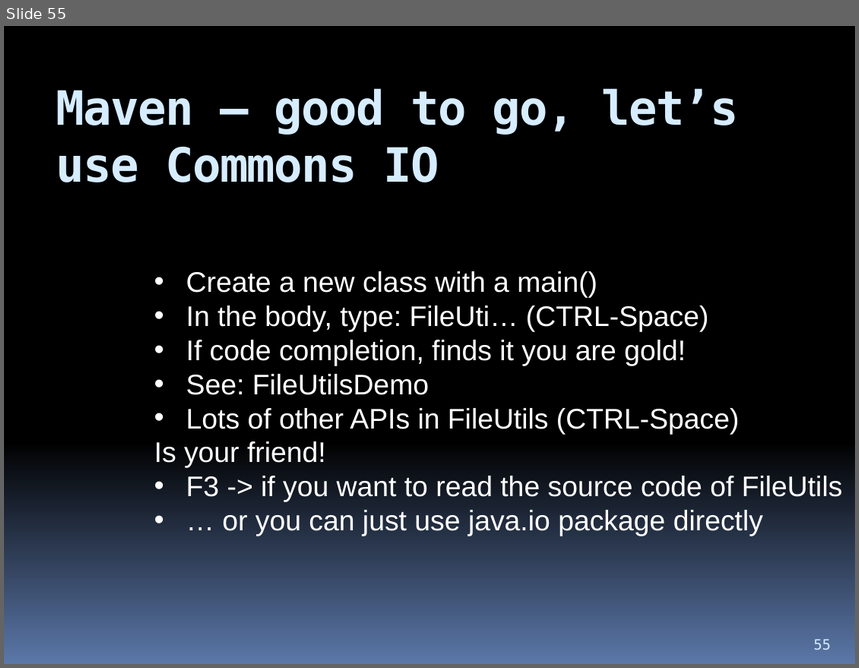
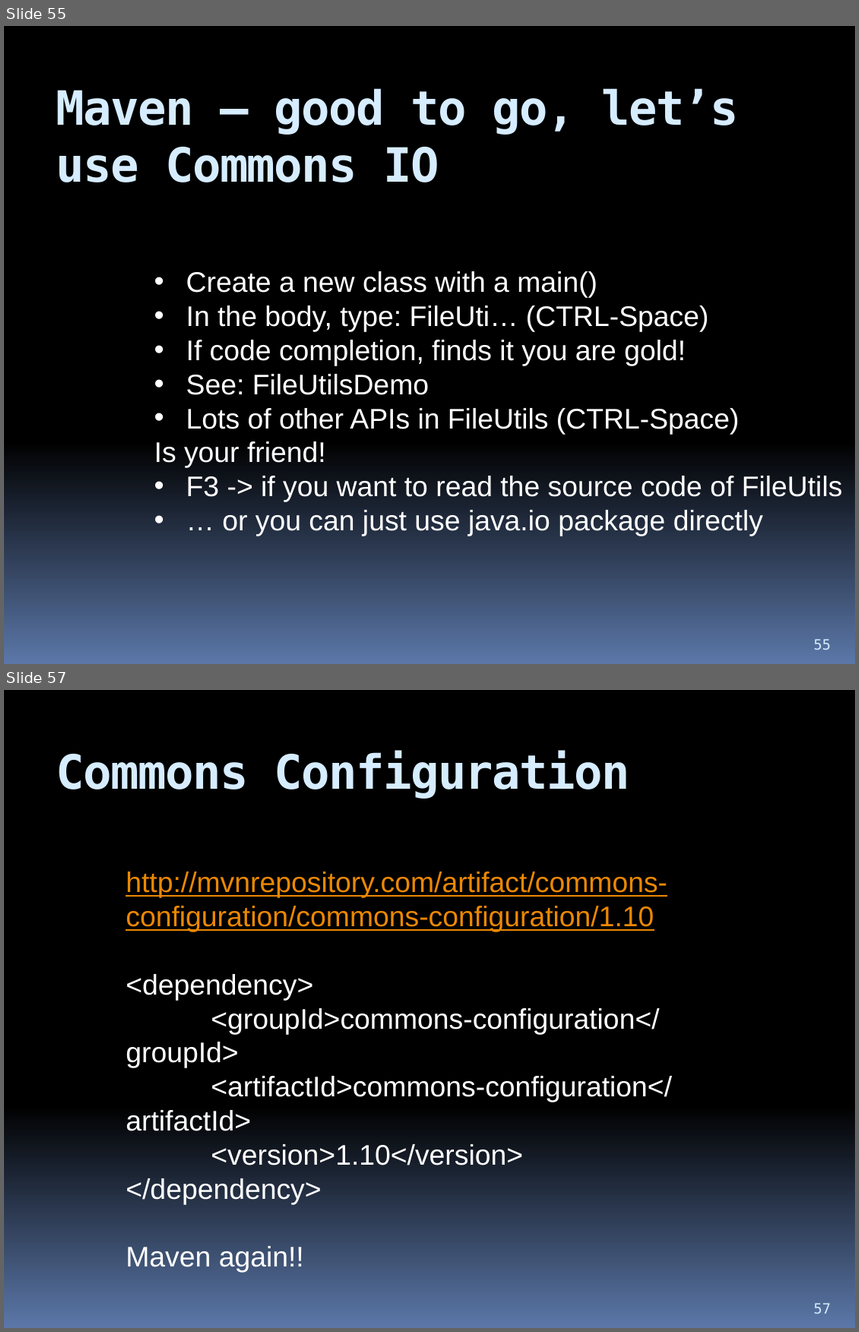
Before and after one commit to hchan/comp2613, a slide deck: coursePresentation.pptx. Shown one above the other, each under a label of ours: slide 55 before the commit, slides 55 and 57 after it; the slides between them are not shown. The pictures are 859x668 and 859x1332 pixels, drawn with LibreOffice and Linux fonts; fonts in the diff are those of the drawing. Boxes give left, top, right and bottom in pixels: in the first picture for what was removed or moved away, otherwise in the second. Text is boxed around its words. In the diff, an @@ line names an element or a change of style, - is before the commit and + after.

```diff
--- a/coursePresentation.pptx
+++ b/coursePresentation.pptx
@@ slide 57 added at [4,690,855,1328], background gradient #000000 to #5B77A8 @@
@@ title added at [56,751,630,799], 40 pt, text #D6ECFF, bold @@
+Commons Configuration
@@ text added at [126,872,672,1273], 24 pt, text #FFFFFF @@
+http://mvnrepository.com/artifact/commons-configuration/commons-configuration/1.10
+<dependency>
+<groupId>commons-configuration</groupId>
+<artifactId>commons-configuration</artifactId>
+<version>1.10</version>
+</dependency>
+Maven again!!
@@ page number added at [814,1303,831,1314], 12 pt, text #D6ECFF @@
+57
```
Also in this commit, not shown: 1 other slide added, 4 other files.
